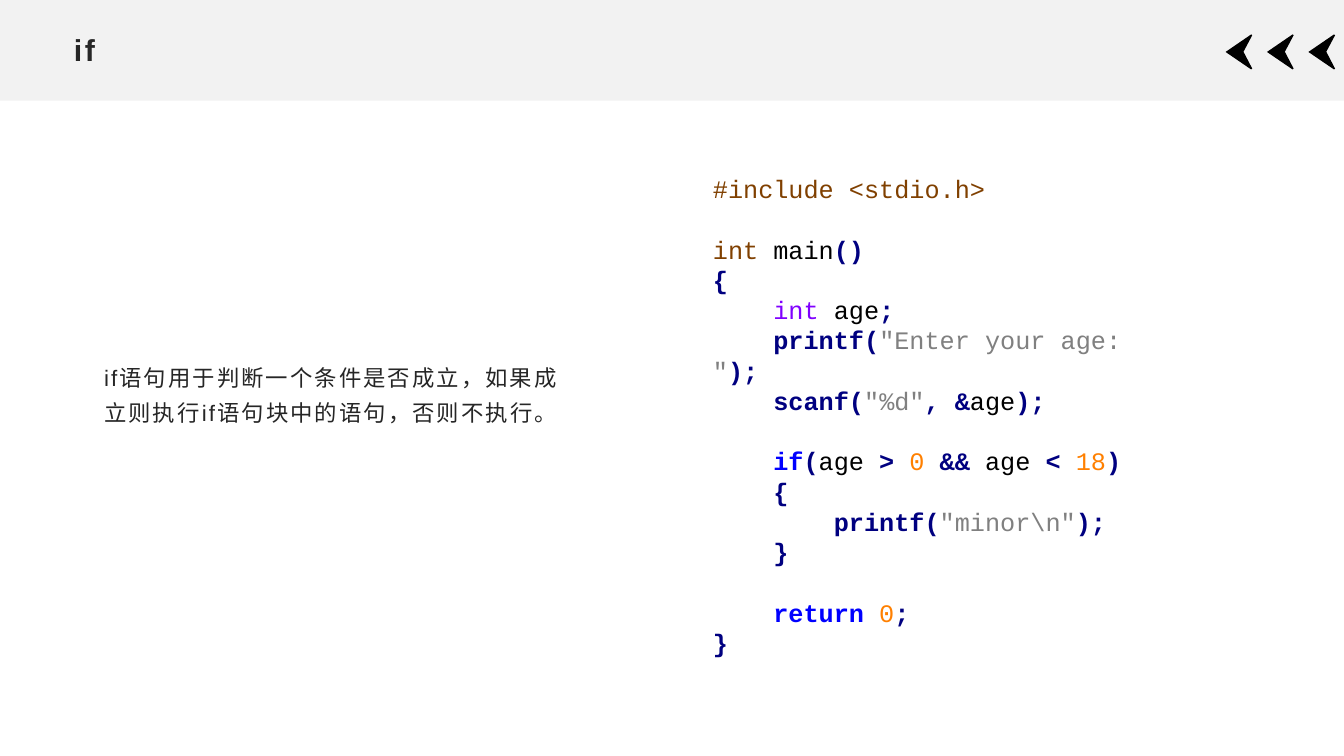
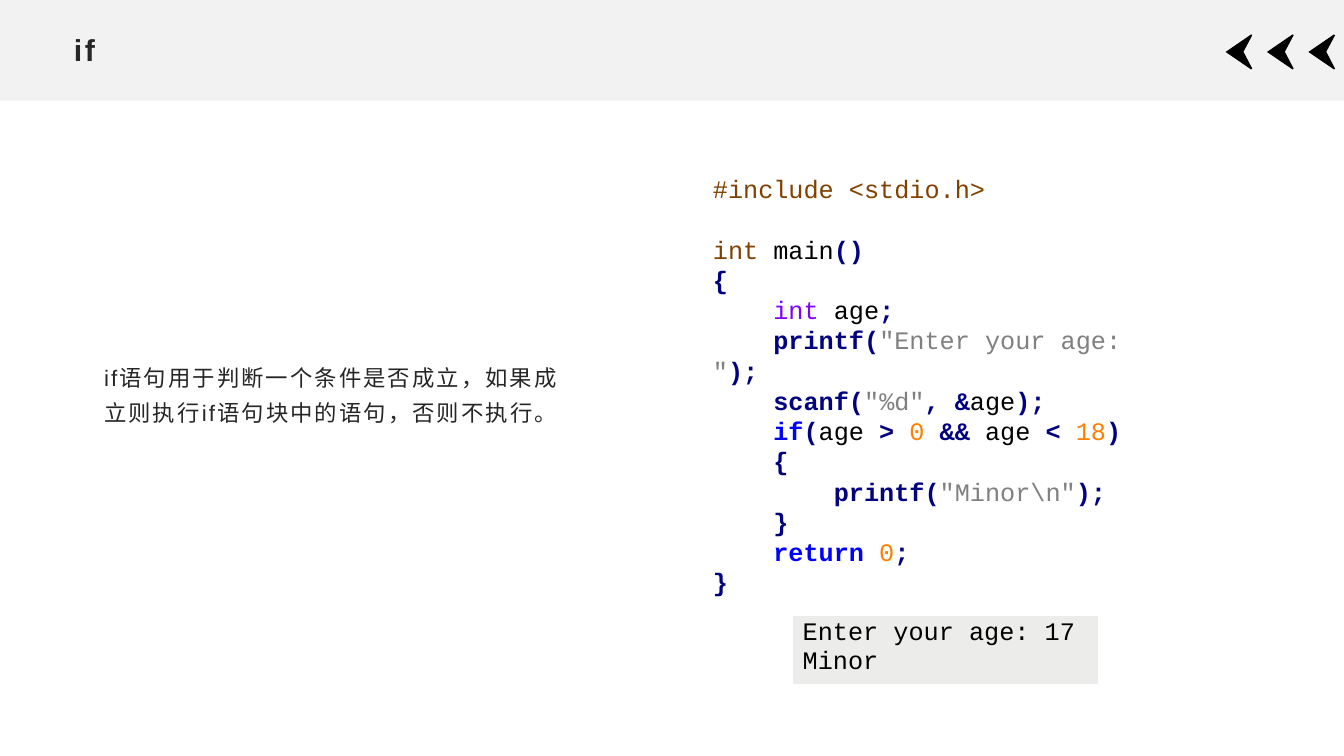
Before and after one commit to xdai02/C, a slide deck: slide 10 of slides/2.pptx. Drawn at 1344x756 pixels with LibreOffice and Linux fonts; fonts in the diff are those of the drawing. Boxes give left, top, right and bottom in pixels: in the first picture for what was removed or moved away, otherwise in the second. Text is boxed around its words. In the diff, an @@ line names an element or a change of style, - is before the commit and + after.

```diff
--- a/slides/2.pptx
+++ b/slides/2.pptx
@@ text at [713, 180, 1121, 566]: text changed @@
-#include <stdio.h> int main() { int age; printf("Enter your age: "); scanf("%d", &age); if(age > 0 && age < 18) { printf("minor\n"); } return 0; }
+#include <stdio.h> int main() { int age; printf("Enter your age: "); scanf("%d", &age); if(age > 0 && age < 18) { printf("Minor\n"); } return 0; }
@@ table added at [792, 615, 1098, 686], 1 rows, 1 columns @@
+Enter your age: 17 / Minor
```
Also in this commit, not shown: 7 other slides changed, 33 other files.
